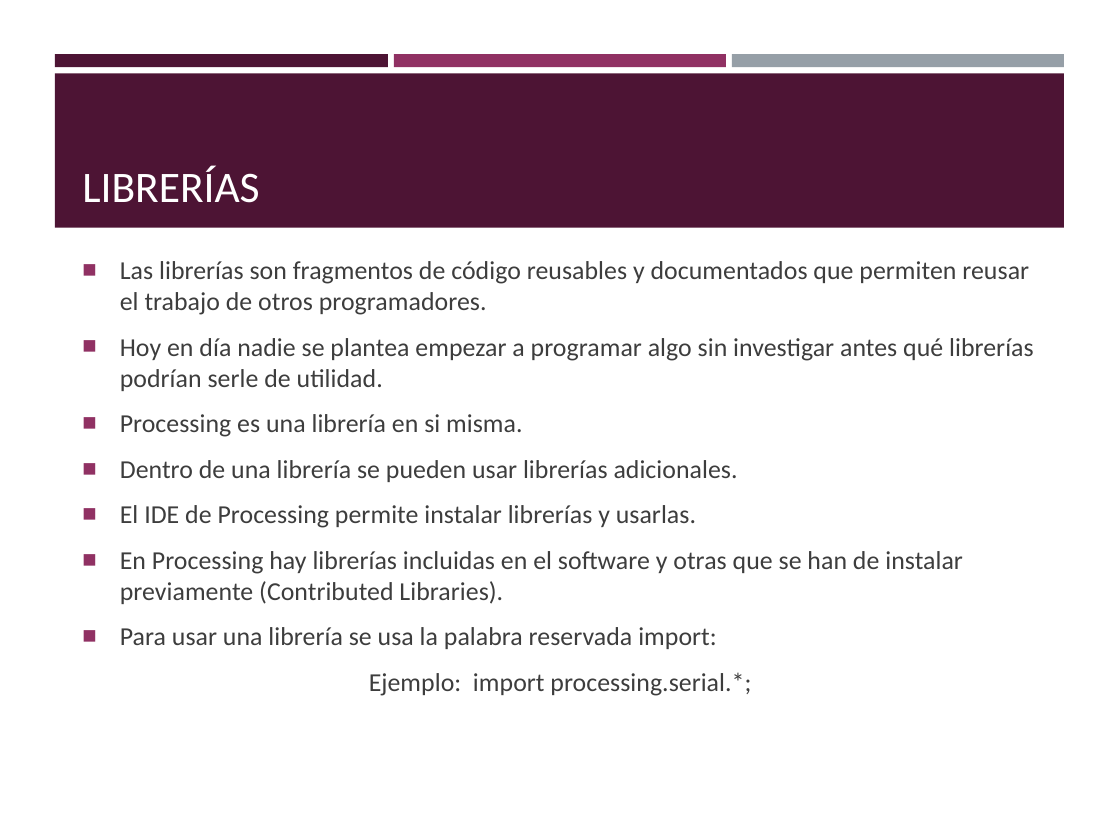
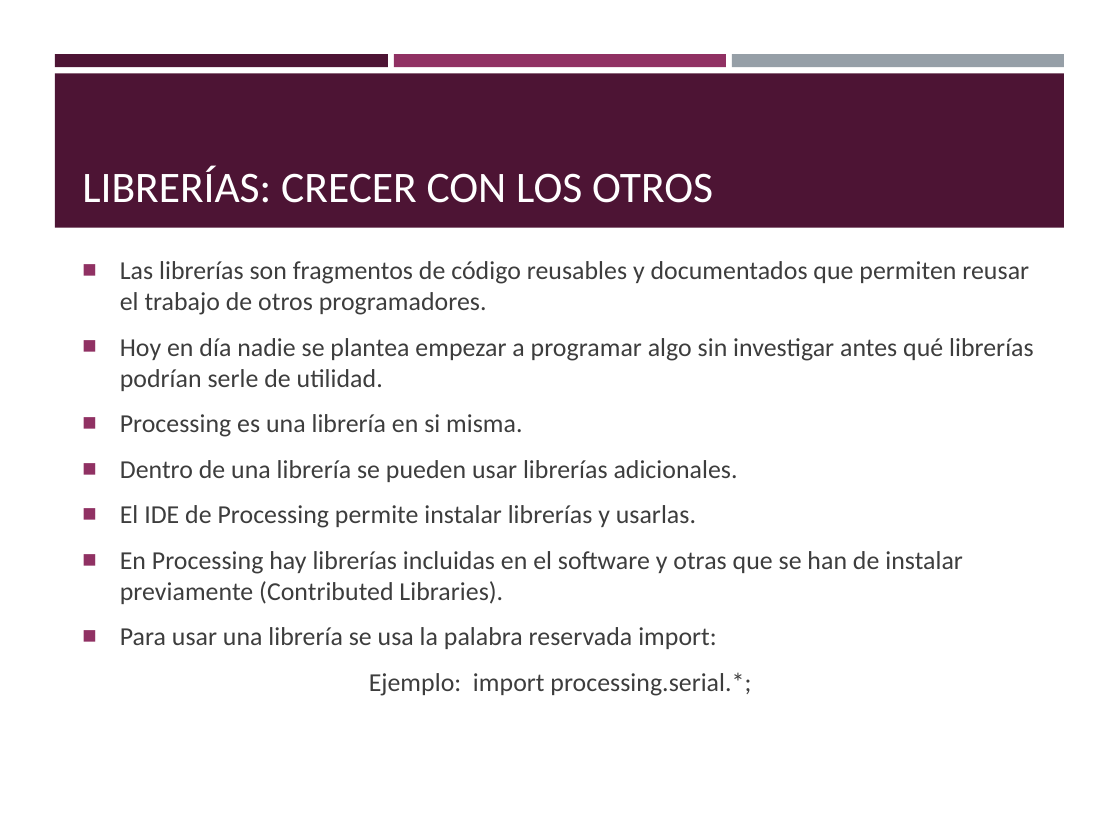
Before and after one commit to Avidabits/electroartistas, a slide deck: slide 11 of TallerProcessing/Introducción mínima a Processing.pptx (slide 9 before the commit). Drawn at 1120x840 pixels with LibreOffice and Linux fonts; fonts in the diff are those of the drawing. Boxes give left, top, right and bottom in pixels: in the first picture for what was removed or moved away, otherwise in the second. Text is boxed around its words. In the diff, an @@ line names an element or a change of style, - is before the commit and + after.

```diff
--- a/TallerProcessing/Introducción mínima a Processing.pptx
+++ b/TallerProcessing/Introducción mínima a Processing.pptx
@@ title at [82, 166, 713, 203]: text changed @@
-LIBRERÍAS
+LIBRERÍAS: CRECER CON LOS OTROS
```
Also in this commit, not shown: 8 other slides changed, 5 slides added, 4 other files.
